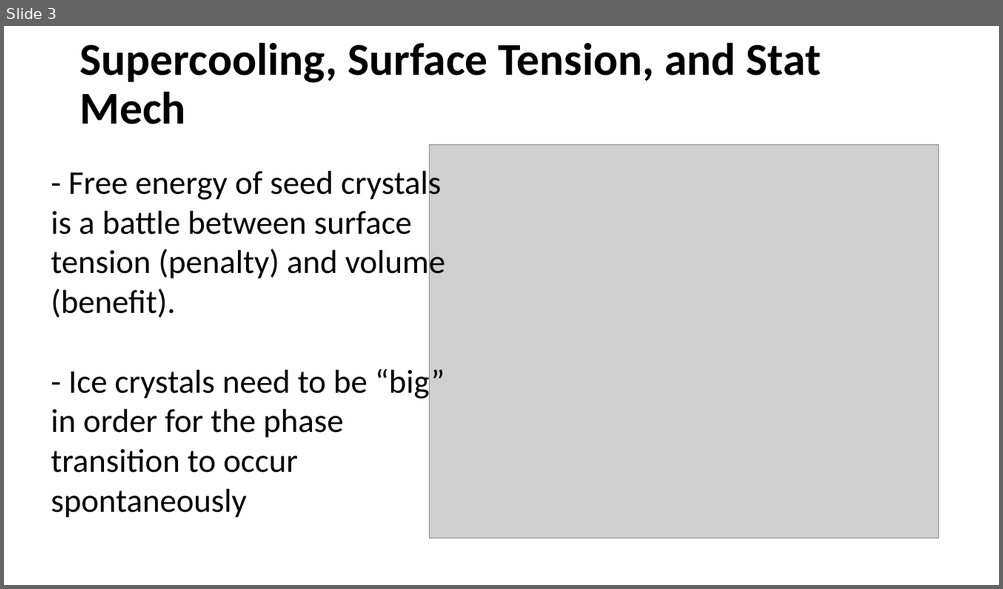
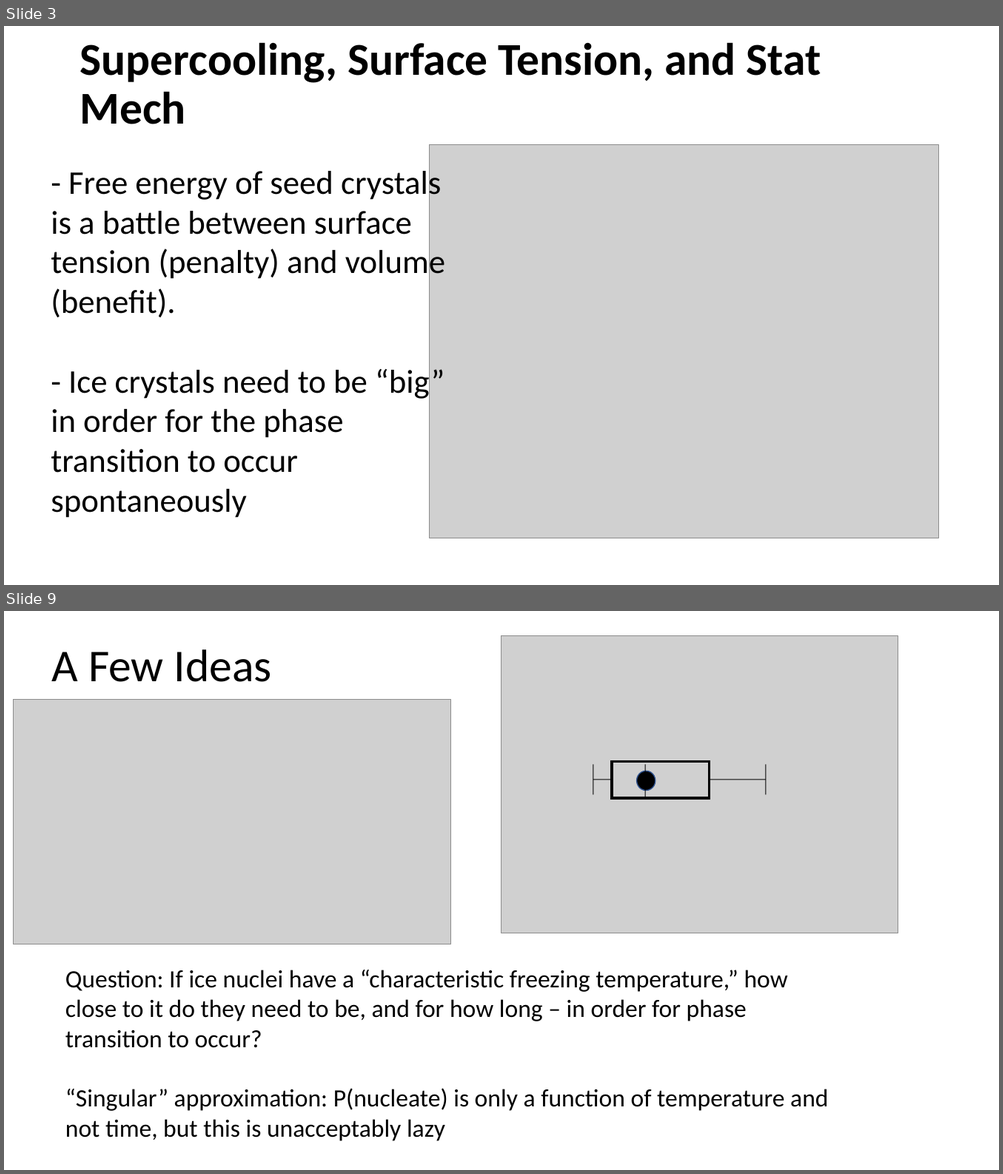
Before and after one commit to AndrewLoeppky/phys509, a slide deck: Atmospheric Ice Nuclei.ppt. Shown one above the other, each under a label of ours: slide 3 before the commit, slides 3 and 9 after it; the slides between them are not shown. The pictures are 1003x589 and 1003x1174 pixels, drawn with LibreOffice and Linux fonts; fonts in the diff are those of the drawing; grey boxes stand for pictures. Boxes give left, top, right and bottom in pixels: in the first picture for what was removed or moved away, otherwise in the second. Text is boxed around its words. In the diff, an @@ line names an element or a change of style, - is before the commit and + after.

```diff
--- a/Atmospheric Ice Nuclei.ppt
+++ b/Atmospheric Ice Nuclei.ppt
@@ slide 9 added at [4,611,999,1170], background #FFFFFF @@
@@ title added at [52,649,272,682], 44 pt, text #000000 @@
+A Few Ideas
@@ picture added at [501,635,897,933] @@
@@ picture added at [14,699,450,943] @@
@@ line added from (593, 765) to (593, 795), #000000 0.74 pt @@
@@ rectangle added at [612,762,708,798], outline #000000 2.24 pt @@
@@ line added from (644, 765) to (644, 798), #000000 0.74 pt @@
@@ line added from (765, 765) to (765, 795), #000000 0.74 pt @@
@@ line added from (593, 780) to (612, 780), #000000 0.74 pt @@
@@ ellipse added at [636,772,655,791], fill #000000, outline #2F528F 0.99 pt @@
@@ line added from (708, 780) to (765, 780), #000000 0.74 pt @@
@@ text added at [65,970,828,1142], 24 pt, text #000000 @@
+Question: If ice nuclei have a “characteristic freezing temperature,” how close to it do they need to be, and for how long – in order for phase transition to occur?
+“Singular” approximation: P(nucleate) is only a function of temperature and not time, but this is unacceptably lazy
```
Also in this commit, not shown: 5 slides changed, 3 other slides added, 1 slide removed, 7 other files.
